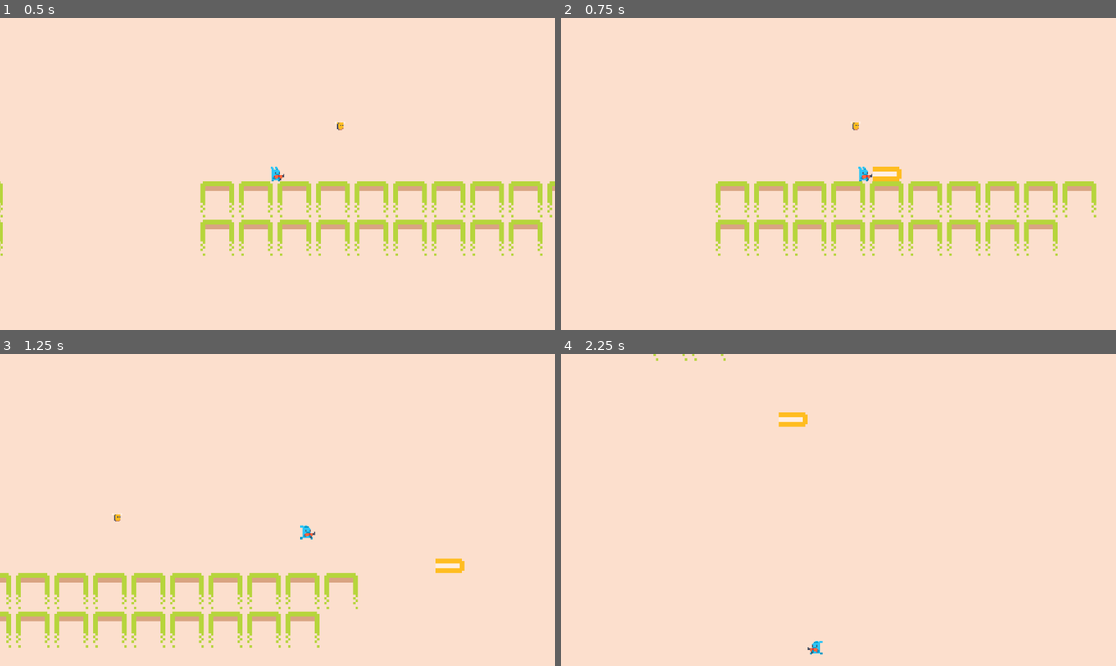
Above: before the commit, frames 1-4 (two rows, left to right).
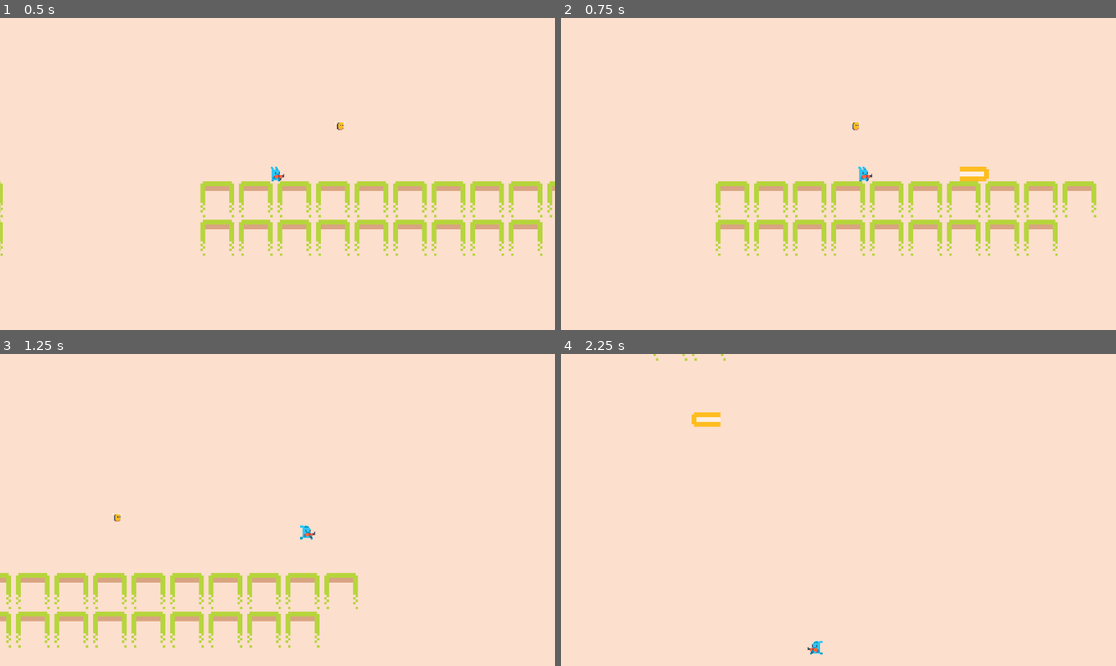
Above: after the commit, the same moments.

Repository: conor-wilson/dr-shrink
Game: Godot game, scene res://scenes/main.tscn
The game is run twice, just before and just after one commit, with the same random seed, the same clock (stepped at 60 frames per second) and the same inputs.
Inputs:
- Up to frame 1 (0.5 s): no input
- Up to frame 2 (0.75 s): tap Enter at 0.5 s; hold Right (Right) from 0.53 s (still down); tap Space (Shoot) at 0.6 s
- Up to frame 3 (1.25 s): keep holding Right (Right); tap W (Jump) at 0.77 s
- Up to frame 4 (2.25 s): tap Space (Shoot) at 1.35, 2.1 s; tap W (Jump) at 1.52 s; release Right (Right) at 2.03 s; hold Left (Left) from 2.03 s (still down)

Frame 1 is identical in both runs. In frame 2, 0.3% of the frame differs, in the area x 56-78%, y 47-53%; in frame 3, 0.2%; in frame 4, 0.3%.

Commit message:
Added buffer to bullet spawn position so it does not spawn directly on the player

Diff:
--- a/shrinker/shrinker/scenes/entities/player.gd
+++ b/shrinker/shrinker/scenes/entities/player.gd
@@ -1,6 +1,8 @@
 extends CharacterBody2D
 
 signal fire_bullet(pos:Vector2, dir:Vector2)
+
+const bullet_dist_from_player := 7
 
 @export var walk_speed         := 300.0
 @export var jump_speed         := 600.0
@@ -51,8 +53,12 @@
 	else:
 		bullet_dir = Vector2.RIGHT
 
+	# Derrive the position that the bullet should spawn at
+	var bullet_pos := global_position
+	bullet_pos += bullet_dir*bullet_dist_from_player
+
 	# Fire the bullet and start the cooldown
-	fire_bullet.emit(global_position, bullet_dir)
+	fire_bullet.emit(bullet_pos, bullet_dir)
 	$ShootCooldown.start()
 
 func move(direction:float):
--- a/shrinker/shrinker/scenes/levels/bullet.gd
+++ b/shrinker/shrinker/scenes/levels/bullet.gd
@@ -1,6 +1,6 @@
 class_name Bullet extends Area2D
 
-var speed     : float = 250
+var speed     : float = 500
 var direction : Vector2
 
 # Called every frame. 'delta' is the elapsed time since the previous frame.
@@ -9,3 +9,4 @@
 
 func set_direction(direction:Vector2):
 	self.direction = direction
+	rotate(direction.angle())
